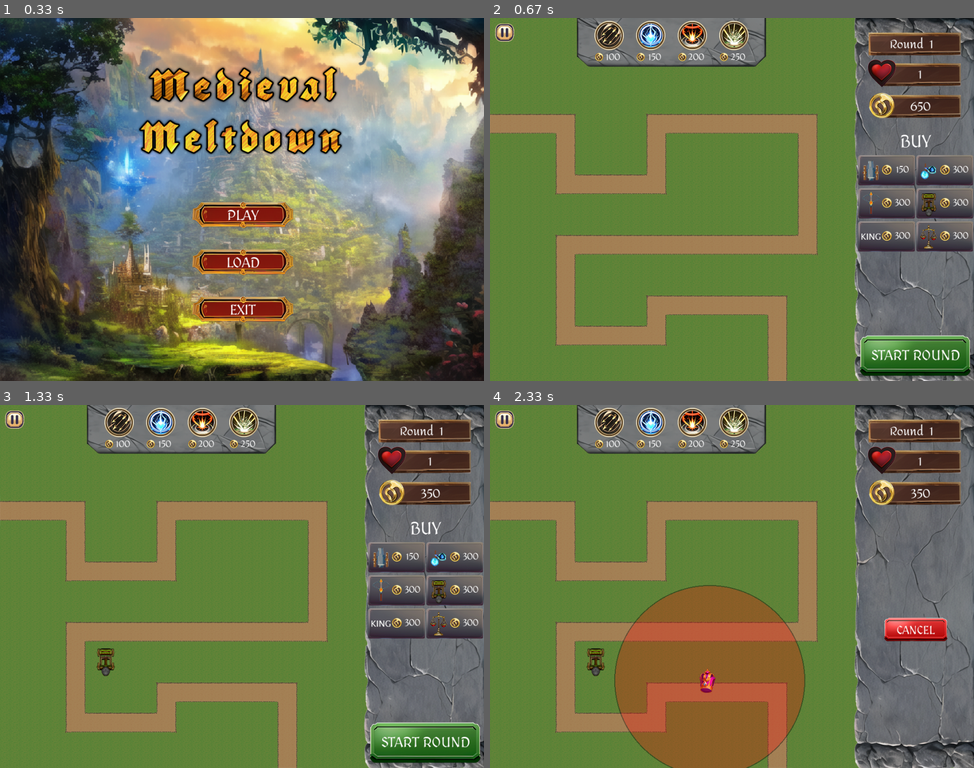
Above: before the commit, frames 1-4 (two rows, left to right).
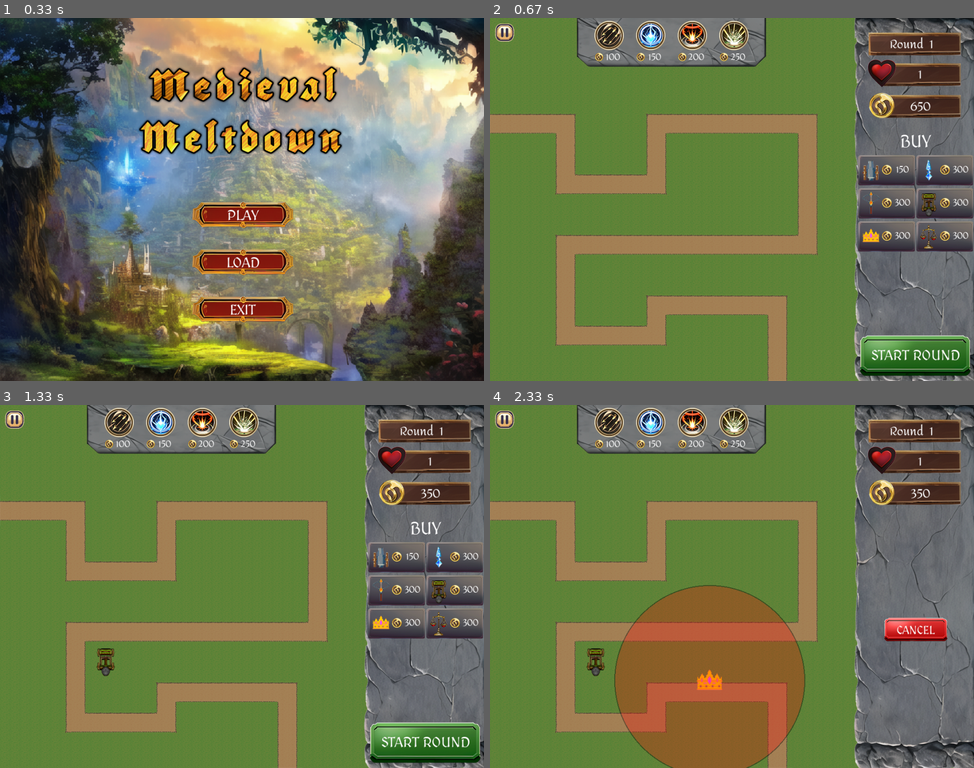
Above: after the commit, the same moments.

Repository: peter5454/PyGame
Game: pygame game, started from main.py
Two runs of this game, one before a commit and one after it. Both use one fixed random seed, a clock stepped at 60 frames per second and the inputs below.
Inputs (mouse positions are in pixels of both pictures, inside the frame that each line leads up to):
- Up to frame 1 (0.33 s): no input
- Up to frame 2 (0.67 s): click (732, 199) at 0.38 s
- Up to frame 3 (1.33 s): click "300" at 0.72 s; click (91, 669) at 1.05 s
- Up to frame 4 (2.33 s): click "START ROUND" at 1.38 s; click "300" at 1.72 s; click (707, 680) at 2.05 s

Frame 1 is identical in both runs. In frame 2, 0.2% of the frame differs, in the area x 76-93%, y 38-62%; in frame 3, 0.2%; in frame 4, 0.2%, in the area x 42-49%, y 72-80%.

Commit message:
Finalized tower assets

Diff:
--- a/main.py
+++ b/main.py
@@ -80,7 +80,7 @@
 #ice mage
 cursor_ice = pg.image.load('assets/images/turrets/cursor_ice.png').convert_alpha()
 ice_sheet = pg.image.load('assets/images/turrets/ice_mage_1.png').convert_alpha()
-upgraded_ice_sheet = pg.image.load('assets/images/turrets/turret_2.png').convert_alpha()
+upgraded_ice_sheet = pg.image.load('assets/images/turrets/ice_mage_2.png').convert_alpha()
 #fire archer
 cursor_fire = pg.image.load('assets/images/turrets/cursor_fire.png').convert_alpha()
 fire_sheet = pg.image.load('assets/images/turrets/fire_archer_1.png').convert_alpha()
@@ -91,10 +91,10 @@
 upgraded_earth_sheet = pg.image.load('assets/images/turrets/catapult_2.png').convert_alpha()
 #king
 cursor_king = pg.image.load('assets/images/turrets/cursor_king.png').convert_alpha()
-tower_king = pg.image.load('assets/images/turrets/tower_king.png').convert_alpha()
+#tower_king = pg.image.load('assets/images/turrets/tower_king.png').convert_alpha()
 #market
 cursor_market = pg.image.load('assets/images/turrets/cursor_market.png').convert_alpha()
-tower_market = pg.image.load('assets/images/turrets/tower_market.png').convert_alpha()
+#tower_market = pg.image.load('assets/images/turrets/tower_market.png').convert_alpha()
 
 #buttons
 buy_cannon_image = pg.image.load('assets/images/buttons/cannon_buy_button.png').convert_alpha()
Binary file changed: assets/images/buttons/ice_buy_button.png
Binary file changed: assets/images/buttons/king_buy_button.png
Binary file changed: assets/images/turrets/cursor_ice.png
Binary file changed: assets/images/turrets/cursor_king.png
Binary file changed: assets/images/turrets/ice_mage_1.png
Binary file added: assets/images/turrets/ice_mage_2.png
Binary file removed: assets/images/turrets/tower_king.png
Binary file removed: assets/images/turrets/tower_market.png
